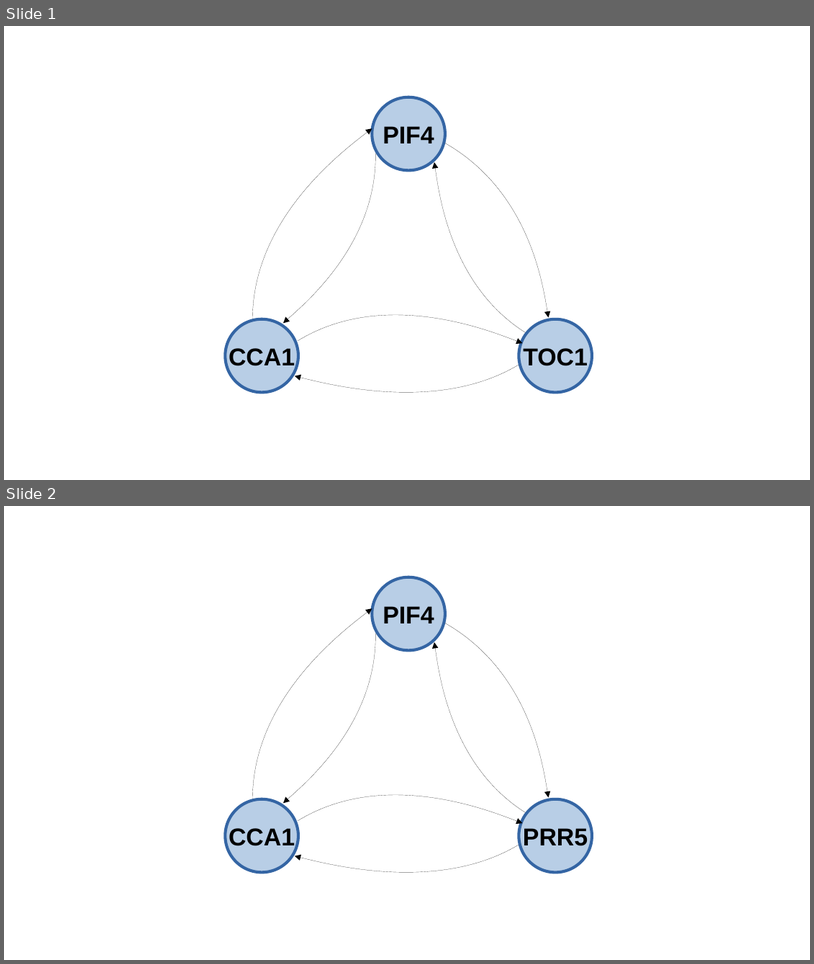
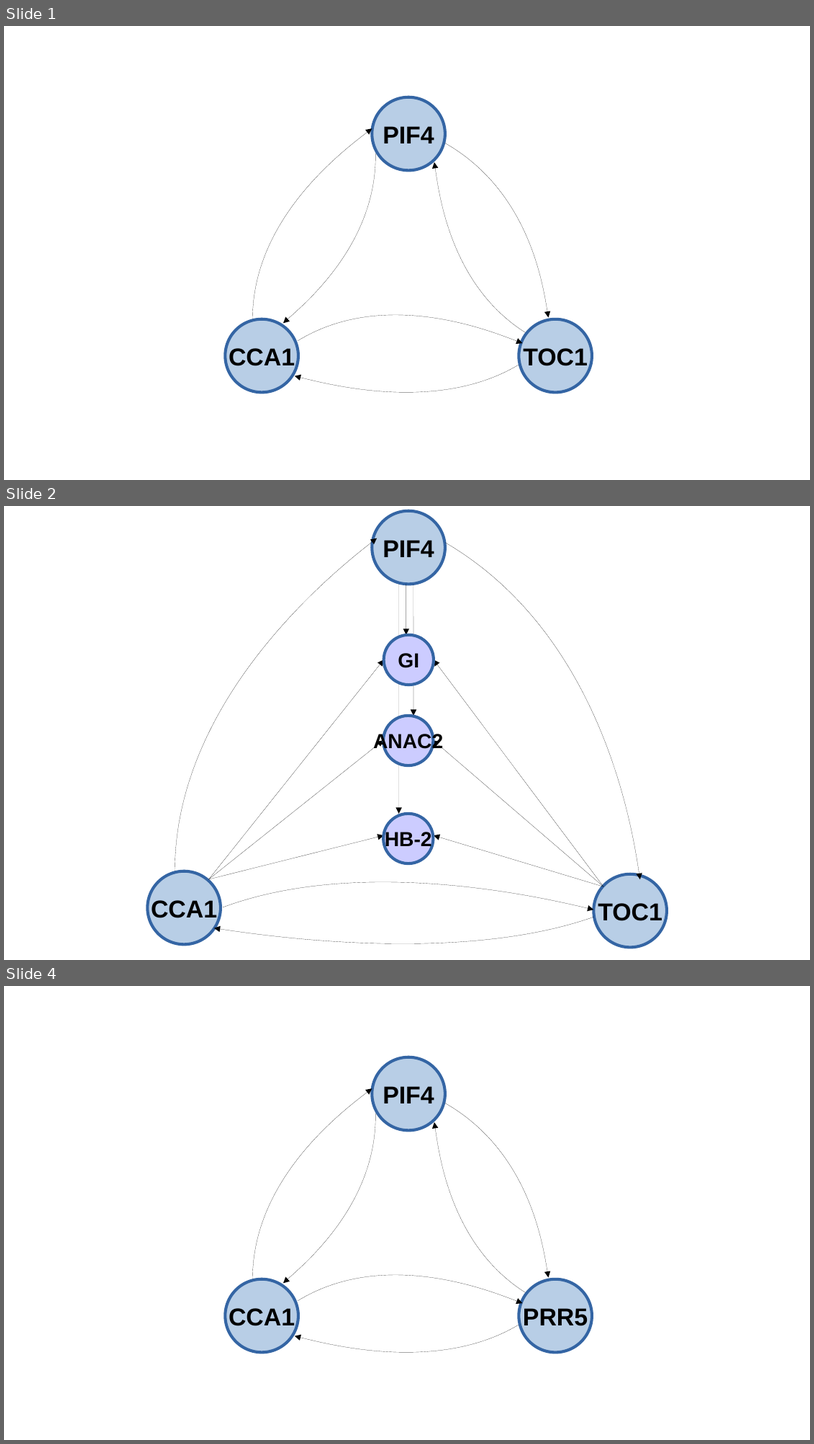
Before and after one commit to fran-romero-campero/ATTRACTOR, a slide deck: network/analysis/network_motives/motifs_3.odp. Shown one above the other, each under a label of ours: slides 1 and 2 before the commit, slides 1, 2 and 4 after it; the slides between them are not shown. The pictures are 814x964 and 814x1444 pixels, drawn with LibreOffice and Linux fonts; fonts in the diff are those of the drawing. Boxes give left, top, right and bottom in pixels: in the first picture for what was removed or moved away, otherwise in the second. Text is boxed around its words. In the diff, an @@ line names an element or a change of style, - is before the commit and + after.

```diff
--- a/network/analysis/network_motives/motifs_3.odp
+++ b/network/analysis/network_motives/motifs_3.odp
@@ slide 2 added at [4, 506, 810, 960], background #FFFFFF @@
@@ ellipse added at [372, 511, 445, 584], fill #729FCF at 50% opacity, outline #3465A4 2.89 pt, 24 pt, text #000000, bold @@
+PIF4
@@ freeform shape added at [175, 538, 377, 871], outline #000000 0 pt @@
@@ freeform shape added at [445, 543, 640, 879], outline #000000 0 pt @@
@@ arrow added from (399, 584) to (399, 813), #000000 0 pt @@
@@ arrow added from (406, 584) to (406, 635), #000000 0 pt @@
@@ arrow added from (414, 584) to (414, 716), #000000 0 pt @@
@@ ellipse added at [383, 635, 434, 685], fill #CCCCFF, outline #3465A4 2.89 pt, 20 pt, text #000000, bold @@
+GI
@@ arrow added from (209, 879) to (383, 659), #000000 0 pt @@
@@ arrow added from (604, 886) to (435, 659), #000000 0 pt @@
@@ ellipse added at [383, 716, 434, 765], fill #CCCCFF, outline #3465A4 2.89 pt, 20 pt, text #000000, bold @@
+ANAC2
@@ arrow added from (209, 879) to (383, 740), #000000 0 pt @@
@@ arrow added from (604, 886) to (434, 740), #000000 0 pt @@
@@ ellipse added at [383, 813, 434, 863], fill #CCCCFF, outline #3465A4 2.89 pt, 20 pt, text #000000, bold @@
+HB-2
@@ arrow added from (209, 879) to (383, 835), #000000 0 pt @@
@@ arrow added from (604, 886) to (435, 835), #000000 0 pt @@
@@ ellipse added at [147, 871, 221, 944], fill #729FCF at 50% opacity, outline #3465A4 2.89 pt, 24 pt, text #000000, bold @@
+CCA1
@@ freeform shape added at [223, 883, 594, 909], outline #000000 0 pt @@
@@ ellipse added at [594, 874, 668, 947], fill #729FCF at 50% opacity, outline #3465A4 2.89 pt, 24 pt, text #000000, bold @@
+TOC1
@@ freeform shape added at [214, 916, 594, 942], outline #000000 0 pt @@
@@ what was slide 2 is now slide 4 @@
```
Also in this commit, not shown: 1 other slide added, 4 other files.
